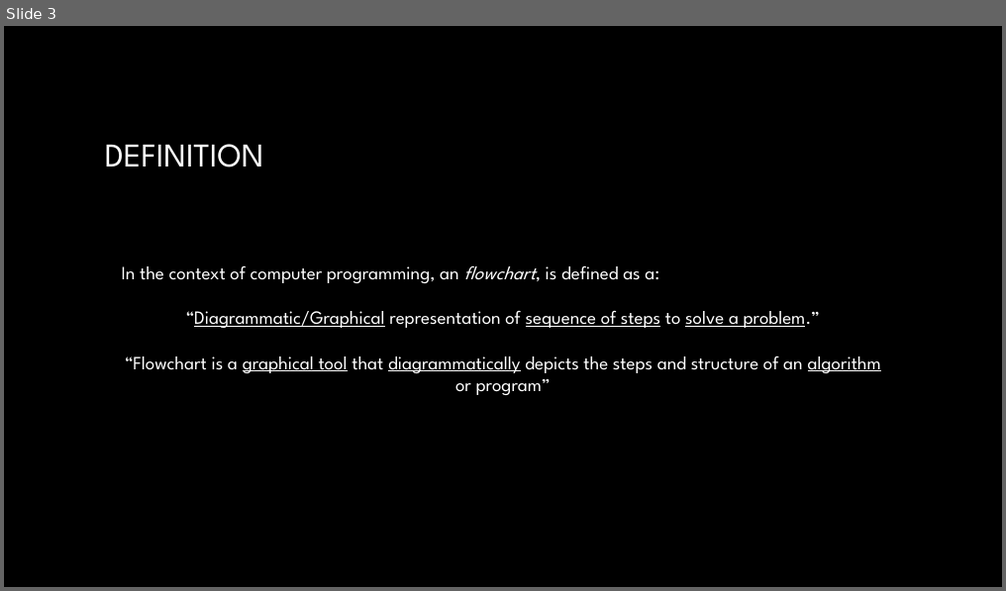
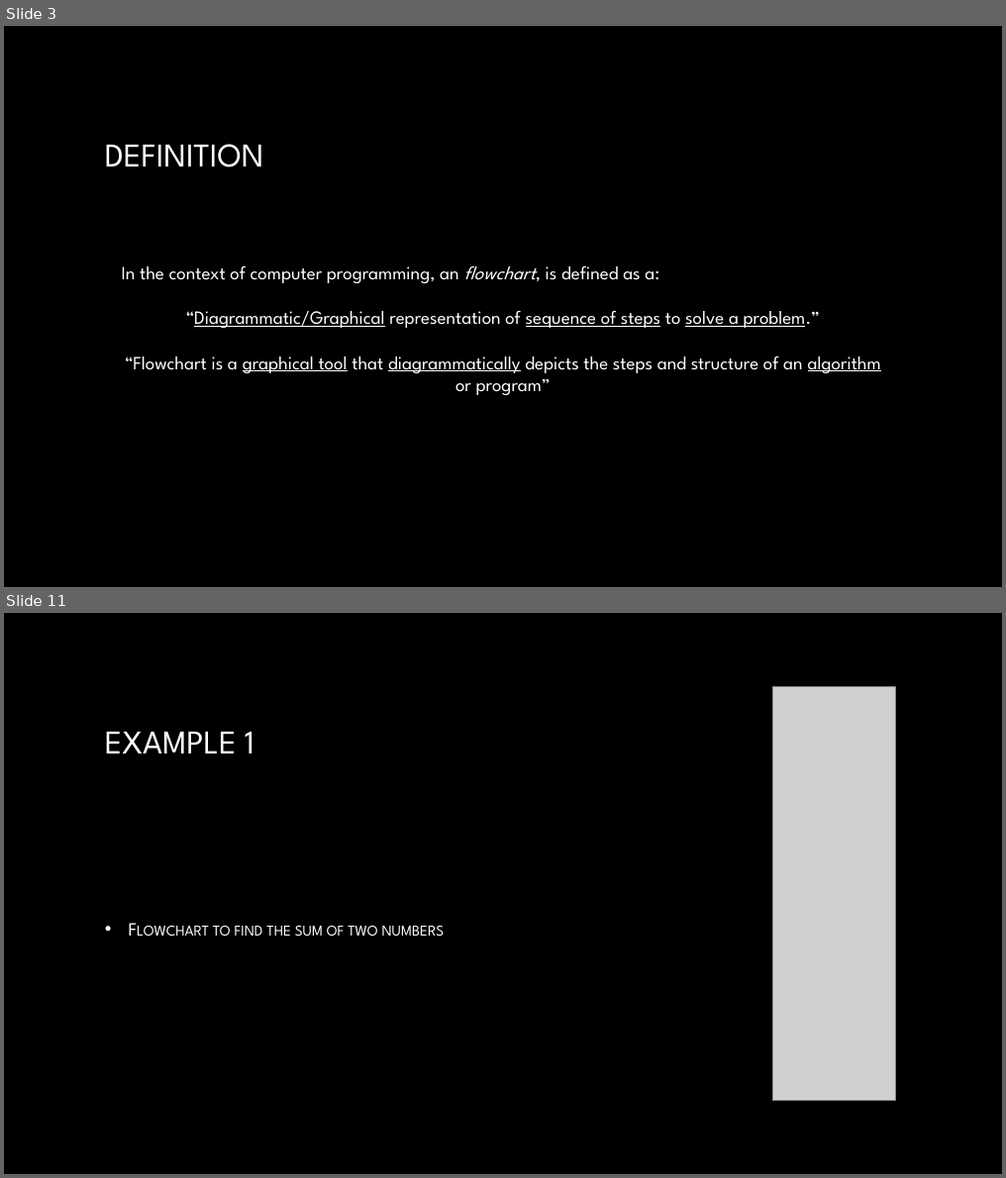
Before and after one commit to SatyakiDas/ulab_course_materials, a slide deck: SPRING 20/CSE 101/Course Materials/algo_pseudo_flowcharts_part2.pptx. Shown one above the other, each under a label of ours: slide 3 before the commit, slides 3 and 11 after it; the slides between them are not shown. The pictures are 1006x591 and 1006x1178 pixels, drawn with LibreOffice and Linux fonts; fonts in the diff are those of the drawing; grey boxes stand for pictures; background and template pictures are left out. Boxes give left, top, right and bottom in pixels: in the first picture for what was removed or moved away, otherwise in the second. Text is boxed around its words. In the diff, an @@ line names an element or a change of style, - is before the commit and + after.

Commit message:
finished slide for flowcharts

```diff
--- a/SPRING 20/CSE 101/Course Materials/algo_pseudo_flowcharts_part2.pptx
+++ b/SPRING 20/CSE 101/Course Materials/algo_pseudo_flowcharts_part2.pptx
@@ slide 11 added at <box>4,613,1002,1174</box>, background picture (left out) @@
@@ picture added at <box>773,687,896,1101</box> @@
@@ title added at <box>105,731,254,754</box>, 32 pt, text gradient #FFFFFF to #A6A6A6 @@
+EXAMPLE 1
@@ text added at <box>213,926,445,936</box>, 18 pt, text gradient #FFFFFF to #BFBFBF, small capitals @@
+• Flowchart to find the sum of two numbers
```
Also in this commit, not shown: 6 slides changed, 6 other slides added, 8 other files.
